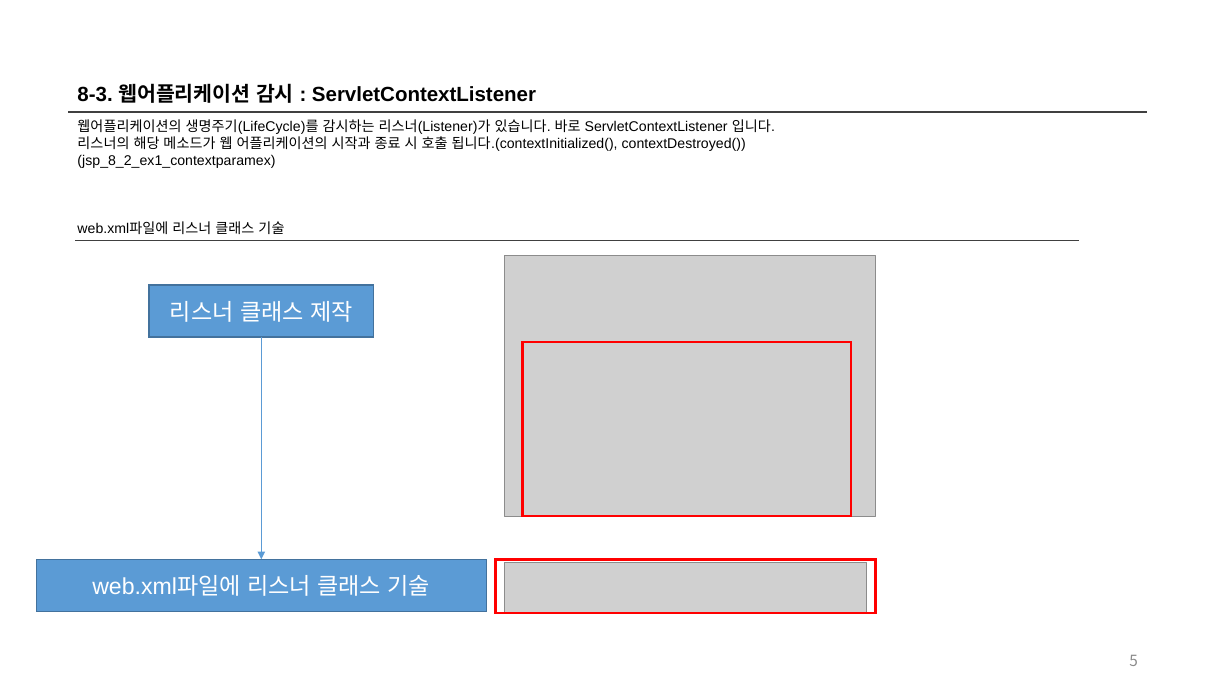
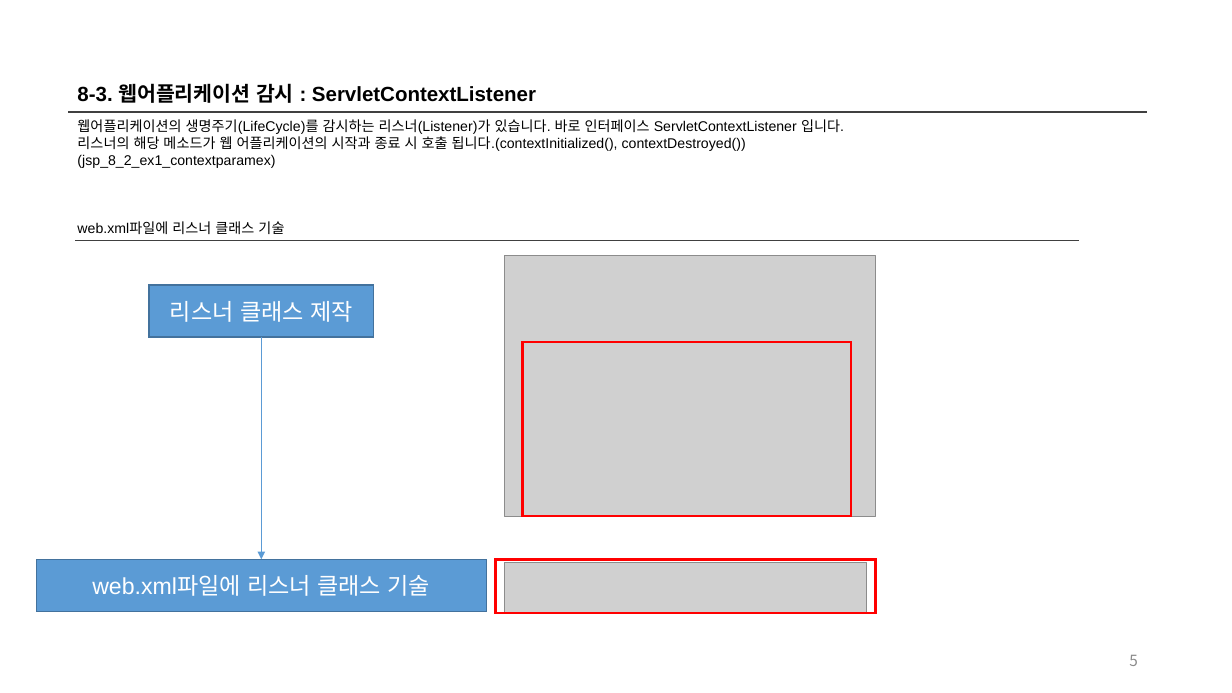
Before and after one commit to kjh8923/Study, a slide deck: slide 5 of jsp/JSP_Servlet_강의_08강_Servlet 본격적으로 살펴보기-IV.pptx. Drawn at 1232x693 pixels with LibreOffice and Linux fonts; fonts in the diff are those of the drawing; grey boxes stand for pictures. Boxes give left, top, right and bottom in pixels: in the first picture for what was removed or moved away, otherwise in the second. Text is boxed around its words. In the diff, an @@ line names an element or a change of style, - is before the commit and + after.

```diff
--- a/jsp/JSP_Servlet_강의_08강_Servlet 본격적으로 살펴보기-IV.pptx
+++ b/jsp/JSP_Servlet_강의_08강_Servlet 본격적으로 살펴보기-IV.pptx
@@ text at box(77, 119, 844, 134): text changed @@
-웹어플리케이션의 생명주기(LifeCycle)를 감시하는 리스너(Listener)가 있습니다. 바로 ServletContextListener 입니다.
+웹어플리케이션의 생명주기(LifeCycle)를 감시하는 리스너(Listener)가 있습니다. 바로 인터페이스 ServletContextListener 입니다.
```
Also in this commit, not shown: 53 other files.
